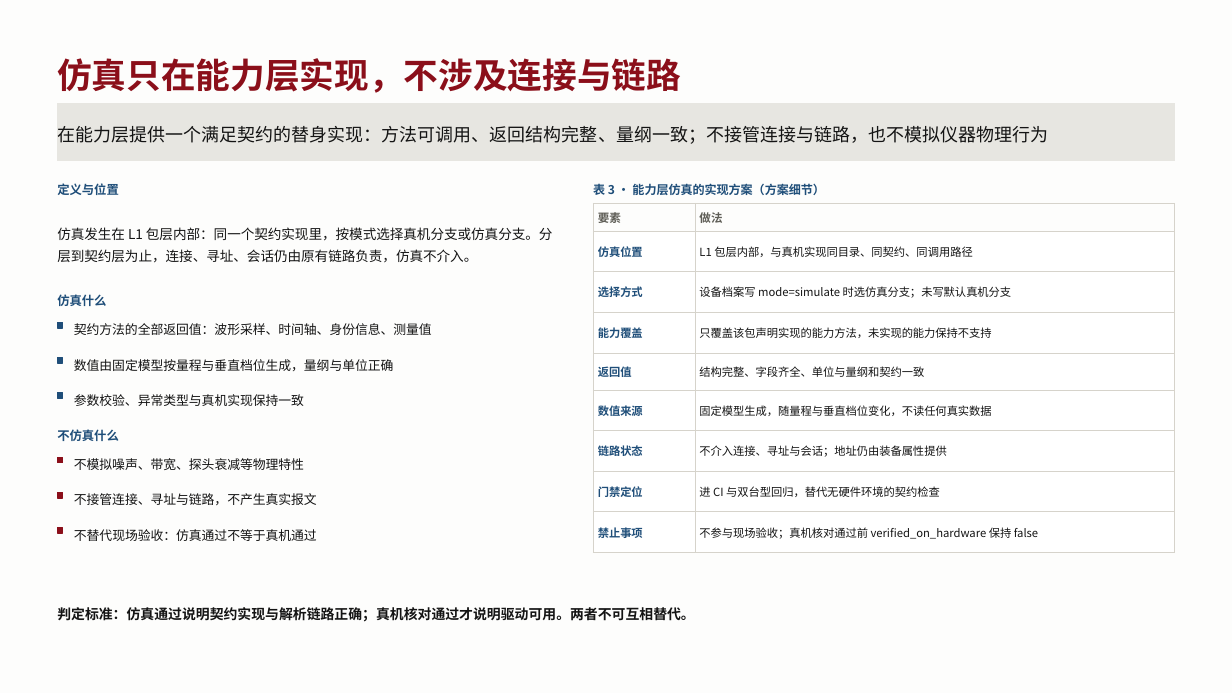
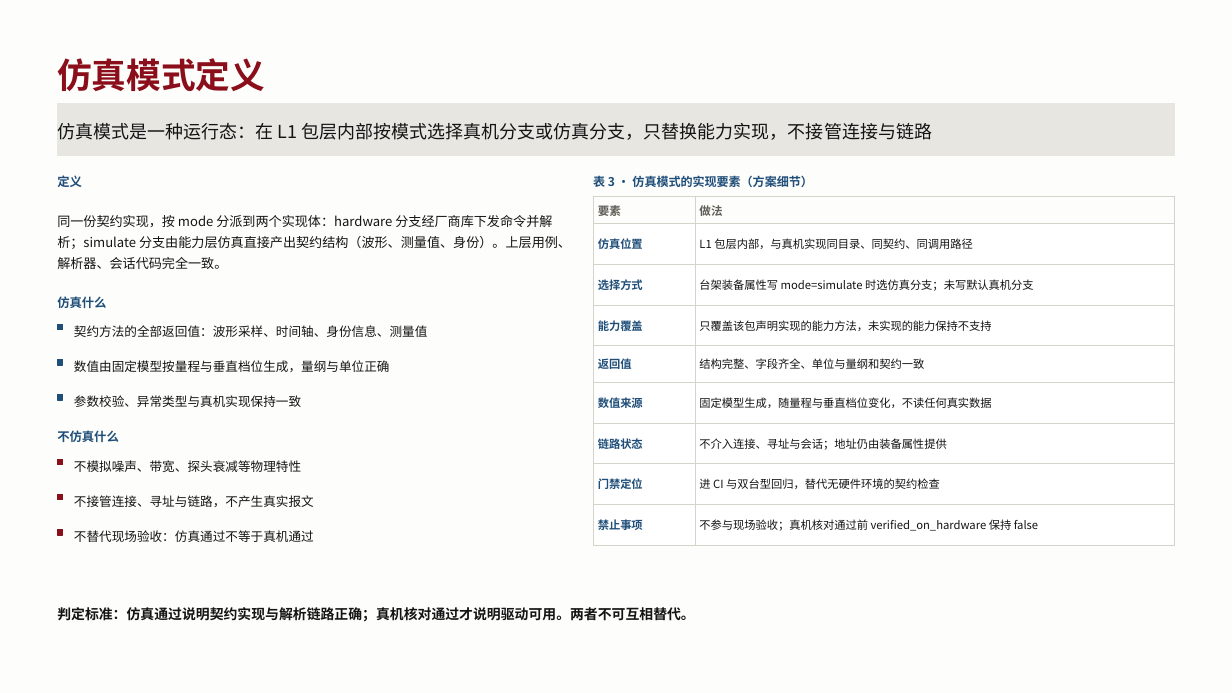
Before and after one commit to KenerlMage/ATEDemo, a slide deck: slide 6 of docs/设备驱动/ATE驱动层重构方案.pptx. Drawn at 1232x693 pixels with LibreOffice and Linux fonts; fonts in the diff are those of the drawing. Boxes give left, top, right and bottom in pixels: in the first picture for what was removed or moved away, otherwise in the second. Text is boxed around its words. In the diff, an @@ line names an element or a change of style, - is before the commit and + after.

```diff
--- a/docs/设备驱动/ATE驱动层重构方案.pptx
+++ b/docs/设备驱动/ATE驱动层重构方案.pptx
@@ text at <box>57,58,265,91</box>: text changed @@
-仿真只在能力层实现，不涉及连接与链路
+仿真模式定义
@@ rectangle "仿真模式是一种运行态：在 L1 包层内部按模式选择真机分支或仿真分支，只替换能力实现，不接管连接与链路": place and size @@
-rectangle "仿真模式是一种运行态：在 L1 包层内部按模式选择真机分支或仿真分支，只替换能力实现，不接管连接与链路" at <box>57,104,1175,161</box>
+rectangle "仿真模式是一种运行态：在 L1 包层内部按模式选择真机分支或仿真分支，只替换能力实现，不接管连接与链路" at <box>57,104,1175,155</box>
@@ text in rectangle at <box>58,123,933,140</box>: text changed @@
-在能力层提供一个满足契约的替身实现：方法可调用、返回结构完整、量纲一致；不接管连接与链路，也不模拟仪器物理行为
+仿真模式是一种运行态：在 L1 包层内部按模式选择真机分支或仿真分支，只替换能力实现，不接管连接与链路
@@ text at <box>57,175,82,187</box>: text changed @@
-定义与位置
+定义
@@ text at <box>593,174,812,190</box>: text changed @@
-表 3 · 能力层仿真的实现方案（方案细节）
+表 3 · 仿真模式的实现要素（方案细节）
@@ table at <box>593,196,1175,545</box> @@
-row 3, column 2: 设备档案写 mode=simulate 时选仿真分支；未写默认真机分支
+row 3, column 2: 台架装备属性写 mode=simulate 时选仿真分支；未写默认真机分支
@@ table: place and size @@
-table at <box>593,203,1175,553</box>
+table at <box>593,196,1175,545</box>
@@ text at <box>57,215,571,269</box>: text changed; size 10.6 to 10.2 pt @@
-仿真发生在 L1 包层内部：同一个契约实现里，按模式选择真机分支或仿真分支。分层到契约层为止，连接、寻址、会话仍由原有链路负责，仿真不介入。
+同一份契约实现，按 mode 分派到两个实现体：hardware 分支经厂商库下发命令并解析；simulate 分支由能力层仿真直接产出契约结构（波形、测量值、身份）。上层用例、解析器、会话代码完全一致。
@@ size 10 to 9.8 pt in 6 elements at <box>74,395,301,407</box>, <box>74,495,314,507</box>, <box>74,325,428,337</box>, <box>74,360,390,372</box>, <box>74,460,301,472</box>, <box>74,530,314,542</box> @@
```
Also in this commit, not shown: 4 other slides changed, 16 other files.
